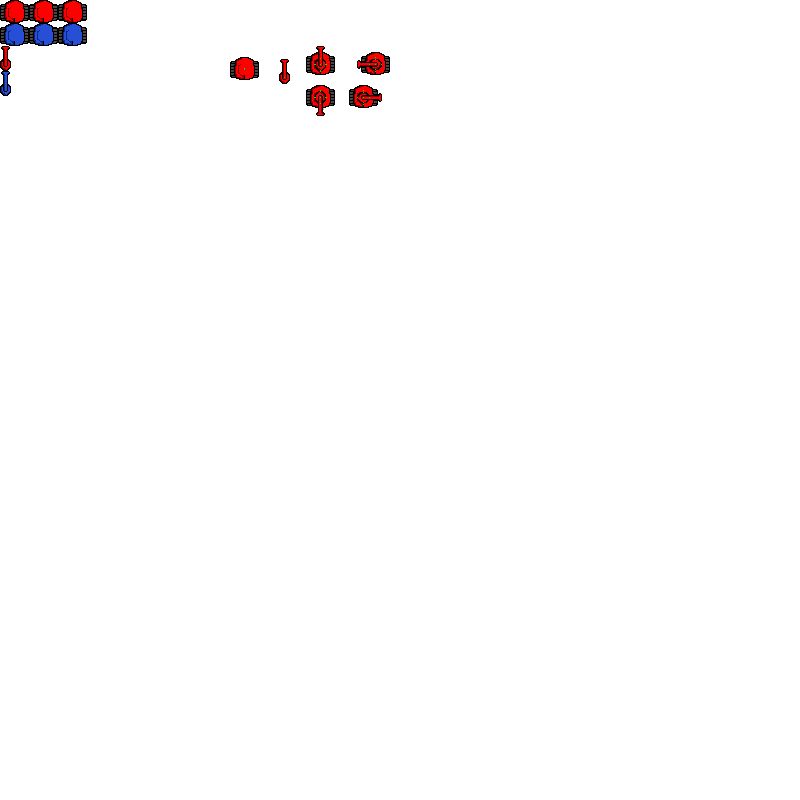
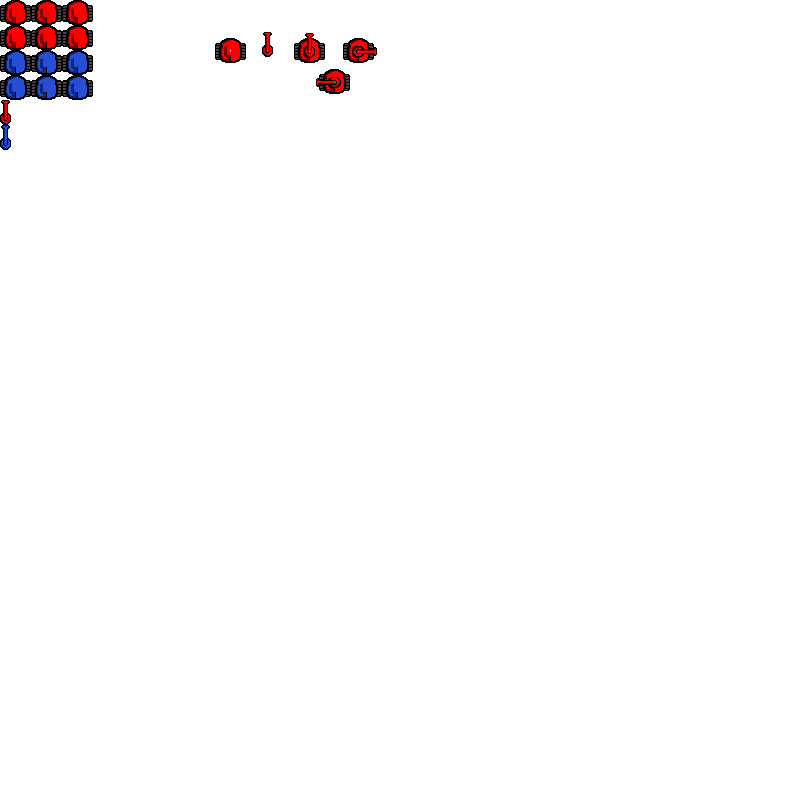
Layer changes from the first 800 x 800 image to the second:
renamed "Visible" to "tank_sprites.png", painted on it over [0, 0, 390, 150]
